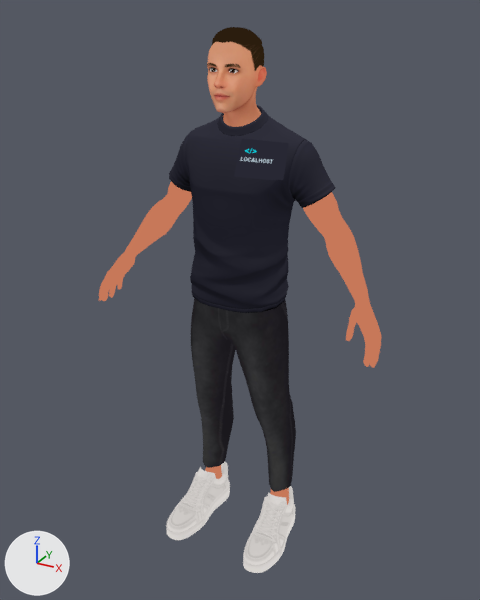
Renders of the glTF model 3d/leo_model.glb from each side of a commit.
Before and after are seen from a 50 mm camera at (1.021, -1.861, 1.89) aimed at (0.009, -0.021, 0.97). The lights are fixed; the arrows at lower left show +X, +Y and +Z. The first picture is the older version.

The scene before the commit, as lines of its bpy script (objects in view):
```python
mat_wolf3d_avatar1 = bpy.data.materials.new('Wolf3D_Avatar1')
mat_wolf3d_avatar1.use_nodes = True; mat_wolf3d_avatar1.node_tree.nodes.clear()
_N = mat_wolf3d_avatar1.node_tree.nodes; _L = mat_wolf3d_avatar1.node_tree.links
n0 = _N.new('ShaderNodeEmission'); n0.name = 'Emission'
n1 = _N.new('ShaderNodeLightPath'); n1.name = 'Light Path'
n2 = _N.new('ShaderNodeBsdfTransparent'); n2.name = 'Transparent BSDF'
n3 = _N.new('ShaderNodeMixShader'); n3.name = 'Mix Shader'
n4 = _N.new('ShaderNodeOutputMaterial'); n4.name = 'Material Output'
n5 = _N.new('ShaderNodeTexImage'); n5.name = 'Image Texture'
n5.image = img_gltf_embedded_texture1_png
_L.new(n1.outputs[0], n3.inputs[0])  # 'Is Camera Ray' to 'Factor'
_L.new(n2.outputs[0], n3.inputs[1])  # 'BSDF' to 'Shader'
_L.new(n0.outputs[0], n3.inputs[2])  # 'Emission' to 'Shader'
_L.new(n3.outputs[0], n4.inputs[0])  # 'Shader' to 'Surface'
_L.new(n5.outputs[0], n0.inputs[0])  # 'Color' to 'Color'
me_wolf3d_avatar = bpy.data.meshes.new('Wolf3D_Avatar')
me_wolf3d_avatar.from_pydata(...)  # 5741 vertices, 11129 faces; spans x -0.53..0.53, y -0.24..0.14, z 0.0..1.84
me_wolf3d_avatar.materials.append(mat_wolf3d_avatar1)
ob_wolf3d_avatar = bpy.data.objects.new('Wolf3D_Avatar', me_wolf3d_avatar)
ob_wolf3d_avatar.location = (0.0, 0.0, 0.0)
```
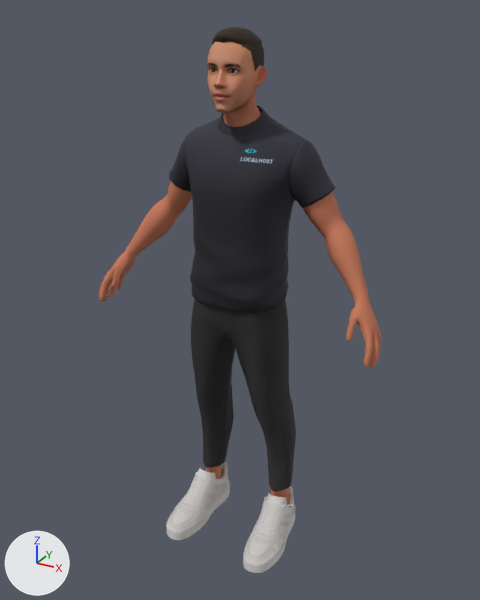
Diff of the bpy script that builds the scene:
```diff
--- a/3d/leo_model.glb.py
+++ b/3d/leo_model.glb.py
@@ mat_wolf3d_avatar1 @@
 mat_wolf3d_avatar1 = bpy.data.materials.new('Wolf3D_Avatar1')
-# nodes: BsdfTransparent, Emission, LightPath, MixShader, OutputMaterial, TexImage
+# nodes: BsdfPrincipled, OutputMaterial, TexImage
 # uses the picture img_gltf_embedded_texture1_png
```

Boxes (x1, y1, x2, y2) around the edits, measured in the pictures (480 x 600 px):
'Wolf3D_Avatar', recoloured: (99, 27, 381, 573) in both
